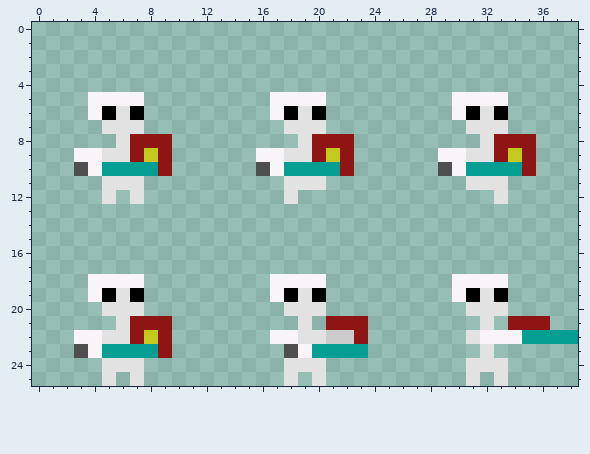
Two states of a pixel-art sprite, Pixel-Knight_V1/Assets/Art/Enemies/Skeleton_Warrior(13x13).png. Above is the file before it was changed.
The file is 39x26 pixels.
Once edited:
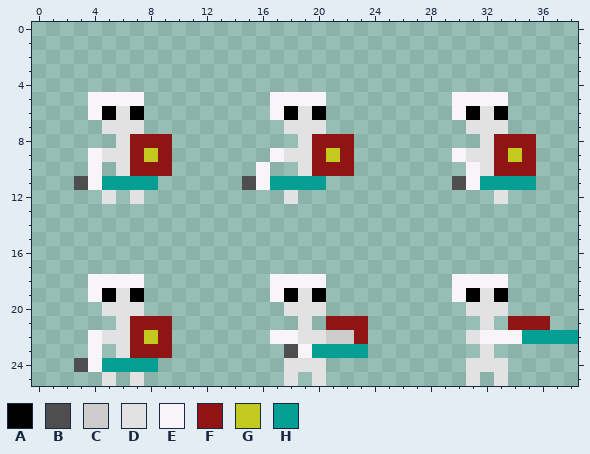
Palette (. is transparent): A #000000  B #4f4e4e  C #cdcccd  D #e3e2e3  E #f9f4f7  F #8f1515  G #c4ca1d  H #049f92
Diff:
@@ x 0..38 @@
  8 ......DFFF.........DFFF.........DFFF...
- 9 ...EEDDFGF......EEDDFGF......EEDDFGF...
-10 ...BEHHHHF......BEHHHHF......BEHHHHF...
-11 .....DDD..........DDD..........DDD.....
+ 9 ....EDDFGF.......EDDFGF.......EDDFGF...
+10 ....E.DFFF......E..DFFF........EDFFF...
+11 ...BEHHHH......BEHHHH.........BEHHHH...
 12 .....D.D..........D..............D.....
@@ x 1..10 @@
 21 .....DFFF.
-22 ..EEDDFGF.
-23 ..BEHHHHF.
-24 ....DDD...
+22 ...EDDFGF.
+23 ...E.DFFF.
+24 ..BEHHHH..
 25 ....D.D...
Changed places in both pictures, as pixel boxes (x1, y1, x2, y2):
changed: (74, 148, 158, 190)
changed: (242, 148, 340, 190)
changed: (438, 148, 536, 190)
changed: (74, 330, 158, 372)
